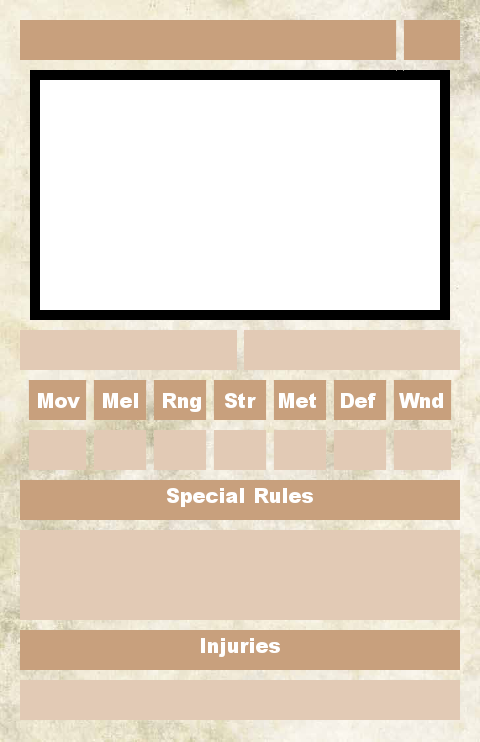
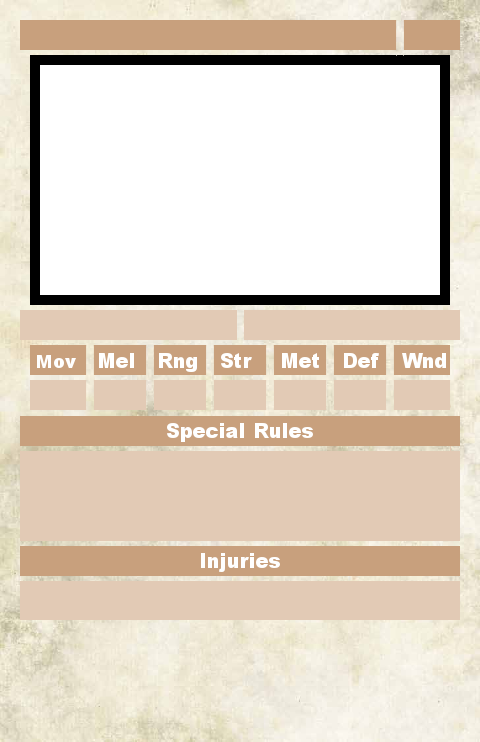
Two versions of the same layered image (480px x 742px). Layer-by-layer changes:
painted on "Mov Mel Rng Str Met ..." over [37, 353, 446, 412]
painted on "Injuries ..." over [201, 553, 280, 657]
painted on "Special Rules" over [167, 423, 313, 507]
painted on "foreground" over [20, 50, 460, 720]
